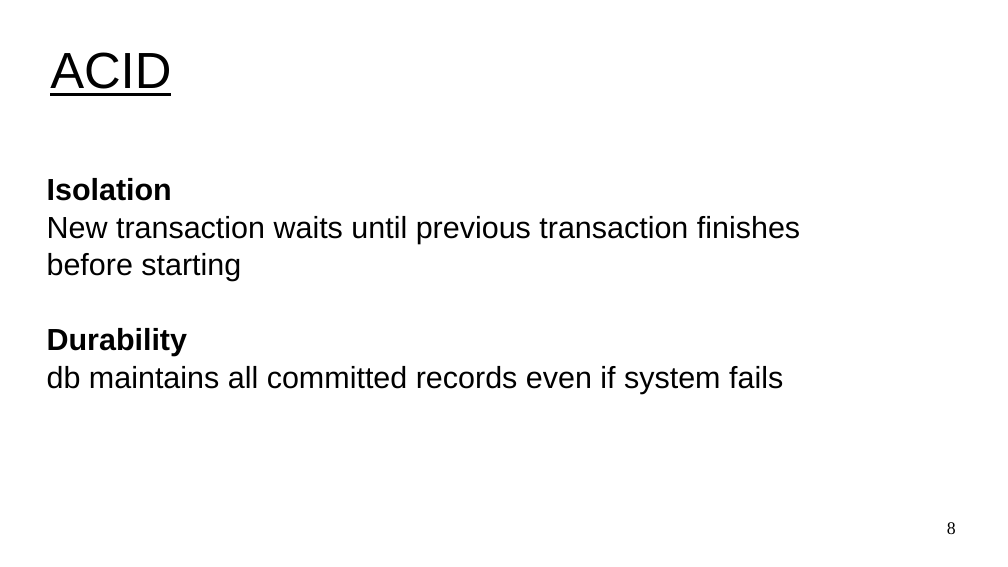
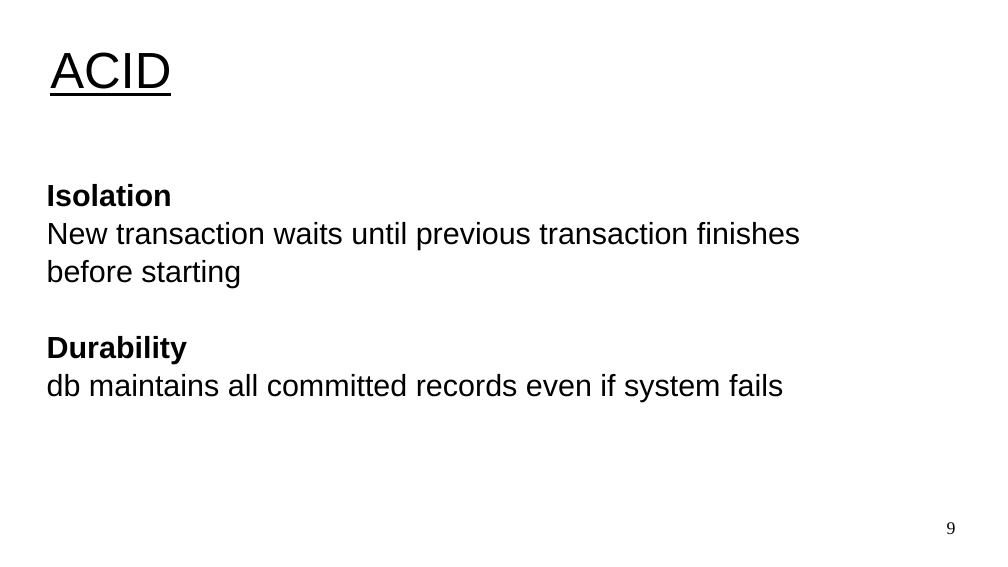
Before and after one commit to UVADS/distributed_computing, a slide deck: slide 9 of 03_dataframes_and_spark_sql/cap_theorem.ppt (slide 8 before the commit). Drawn at 1008x567 pixels with LibreOffice and Linux fonts; fonts in the diff are those of the drawing. Boxes give left, top, right and bottom in pixels: in the first picture for what was removed or moved away, otherwise in the second. Text is boxed around its words. In the diff, an @@ line names an element or a change of style, - is before the commit and + after.

```diff
--- a/03_dataframes_and_spark_sql/cap_theorem.ppt
+++ b/03_dataframes_and_spark_sql/cap_theorem.ppt
@@ text "Isolation": place and size @@
-text "Isolation" at bbox=[47, 216, 800, 394]
+text "Isolation" at bbox=[47, 222, 800, 401]
@@ page number at bbox=[947, 522, 956, 534]: text changed @@
-8
+9
```
Also in this commit, not shown: 2 other slides changed, 3 slides added, 4 other files.
